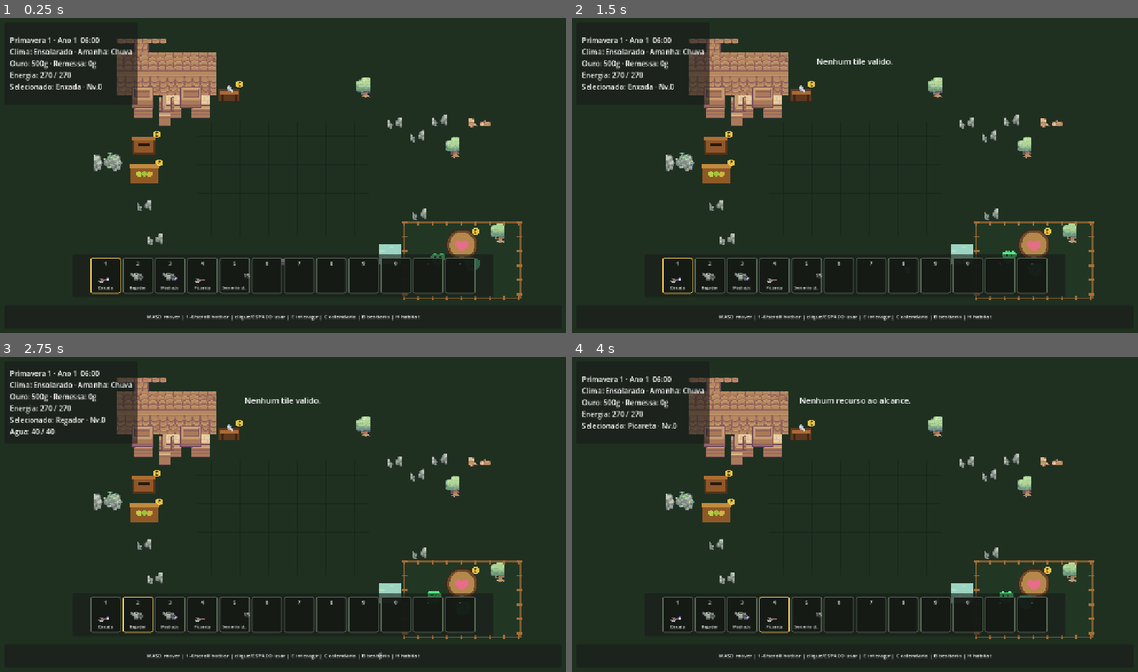
Above: before the commit, frames 1-4 (two rows, left to right).
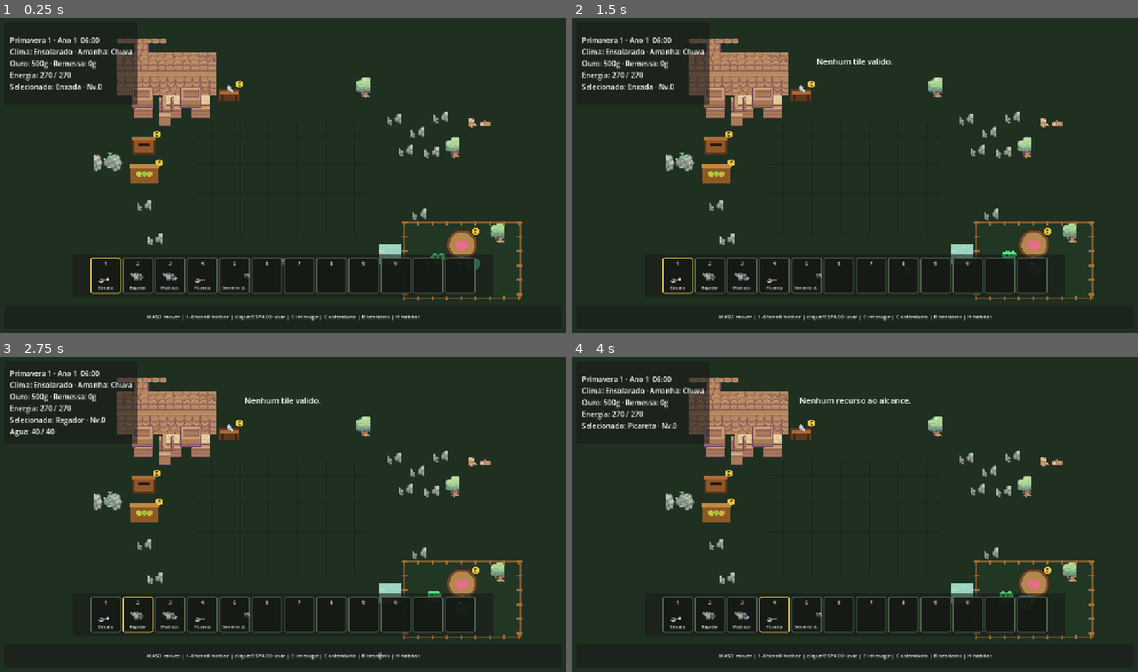
Above: after the commit, the same moments.

Repository: HelioConde/GameSlime
Game: Godot game, scene res://scenes/world/main.tscn
Two runs of this game, one before a commit and one after it. Both use one fixed random seed, a clock stepped at 60 frames per second and the inputs below.
Inputs (mouse positions are in pixels of both pictures, inside the frame that each line leads up to):
- Up to frame 1 (0.25 s): no input
- Up to frame 2 (1.5 s): tap Enter at 0.5 s; move the mouse to (979, 159) at 0.52 s; hold D 0.53-1.28 s; tap E at 0.6 s; click (979, 159) at 0.67 s; tap Space at 0.77, 1.25 s; move the mouse to (741, 191) at 1.27 s; hold S from 1.28 s (still down); tap 1 at 1.35 s
- Up to frame 3 (2.75 s): tap Space at 1.52 s; move the mouse to (339, 445) at 2.02 s; release S at 2.03 s; hold D from 2.03 s (still down); tap 2 at 2.1 s
- Up to frame 4 (4 s): move the mouse to (826, 577) at 2.77 s; release D at 2.78 s; hold W 2.78-3.53 s; tap 3 at 2.85 s; click (826, 577) at 2.92 s; tap Space at 3.02, 3.77 s; move the mouse to (1024, 561) at 3.52 s; hold A from 3.53 s (still down); tap 4 at 3.6 s

The runs differ from the first frame. In frame 1, 0.3% of the frame differs, in the area x 68-80%, y 29-45%; in frame 2, 0.3%; in frame 3, 0.3%; in frame 4, 0.3%.

Commit message:
feat: make copper deposit regenerate daily

Diff:
--- a/scenes/world/main.tscn
+++ b/scenes/world/main.tscn
@@ -18,7 +18,7 @@
 [ext_resource type="PackedScene" path="res://scenes/slimes/slime_habitat.tscn" id="16_habitat"]
 [ext_resource type="PackedScene" path="res://scenes/world/shipping_bin.tscn" id="17_shipping"]
 [ext_resource type="PackedScene" path="res://scenes/world/seed_shop.tscn" id="18_shop"]
-[ext_resource type="PackedScene" path="res://scenes/world/copper_rock.tscn" id="19_copper"]
+[ext_resource type="PackedScene" path="res://scenes/world/copper_patch.tscn" id="19_copper_patch"]
 
 [node name="Main" type="Node2D"]
 texture_filter = 1
@@ -64,14 +64,8 @@
 [node name="RockC" parent="." instance=ExtResource("8_rock")]
 position = Vector2(945, 450)
 
-[node name="CopperRockA" parent="." instance=ExtResource("19_copper")]
-position = Vector2(890, 245)
-
-[node name="CopperRockB" parent="." instance=ExtResource("19_copper")]
-position = Vector2(940, 275)
-
-[node name="CopperRockC" parent="." instance=ExtResource("19_copper")]
-position = Vector2(990, 240)
+[node name="CopperPatch" parent="." instance=ExtResource("19_copper_patch")]
+position = Vector2(940, 245)
 
 [node name="LargeStumpGate" parent="." instance=ExtResource("12_stump")]
 position = Vector2(1080, 230)
